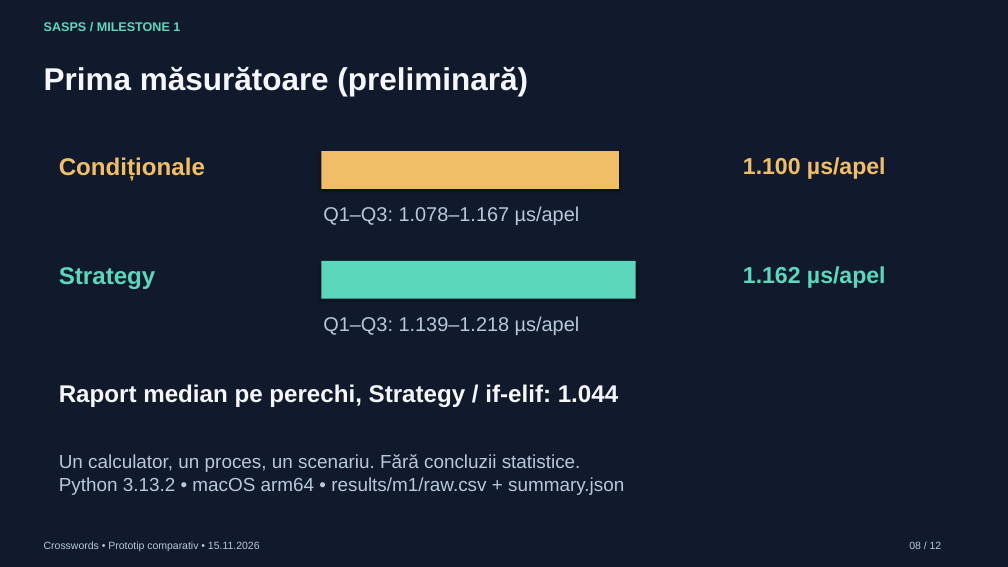
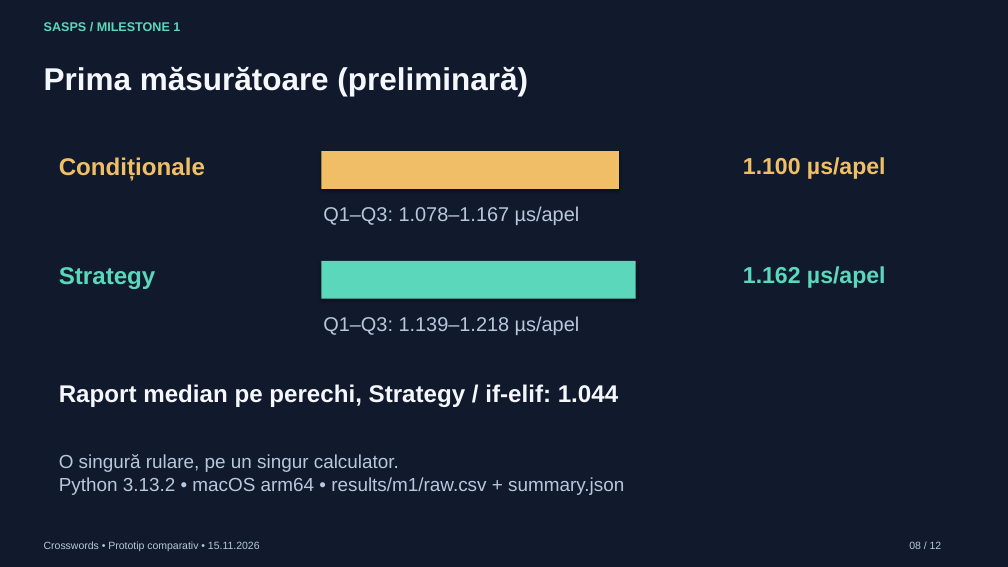
Before and after one commit to nadolualex/sasps-crosswords, a slide deck: slide 8 of presentation/SASPS_M1_Crosswords.pptx. Drawn at 1008x567 pixels with LibreOffice and Linux fonts; fonts in the diff are those of the drawing. Boxes give left, top, right and bottom in pixels: in the first picture for what was removed or moved away, otherwise in the second. Text is boxed around its words. In the diff, an @@ line names an element or a change of style, - is before the commit and + after.

```diff
--- a/presentation/SASPS_M1_Crosswords.pptx
+++ b/presentation/SASPS_M1_Crosswords.pptx
@@ text at <box>59,454,399,472</box>: text changed @@
-Un calculator, un proces, un scenariu. Fără concluzii statistice.
+O singură rulare, pe un singur calculator.
```
Also in this commit, not shown: 6 other slides changed, 9 other files.
